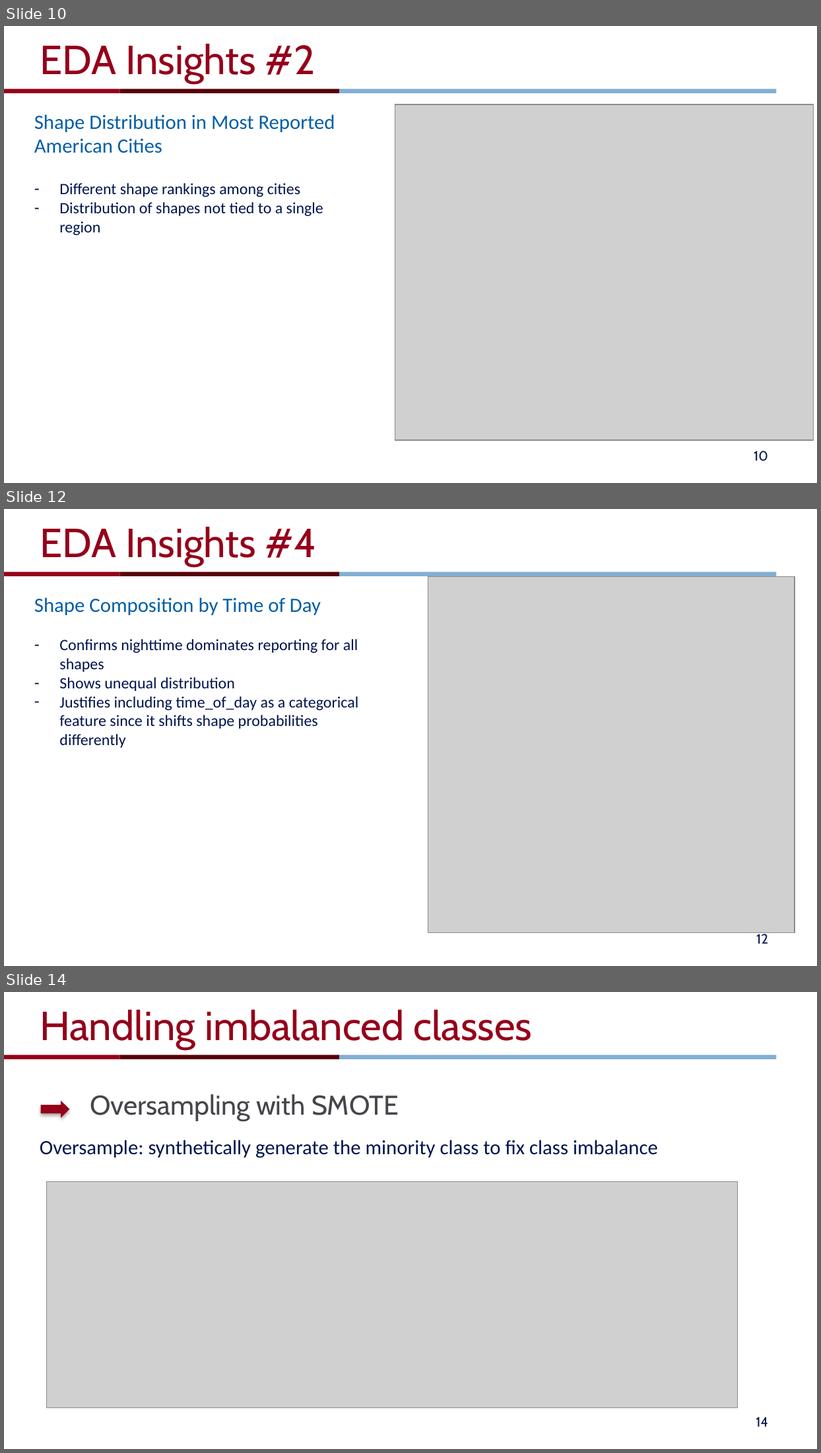
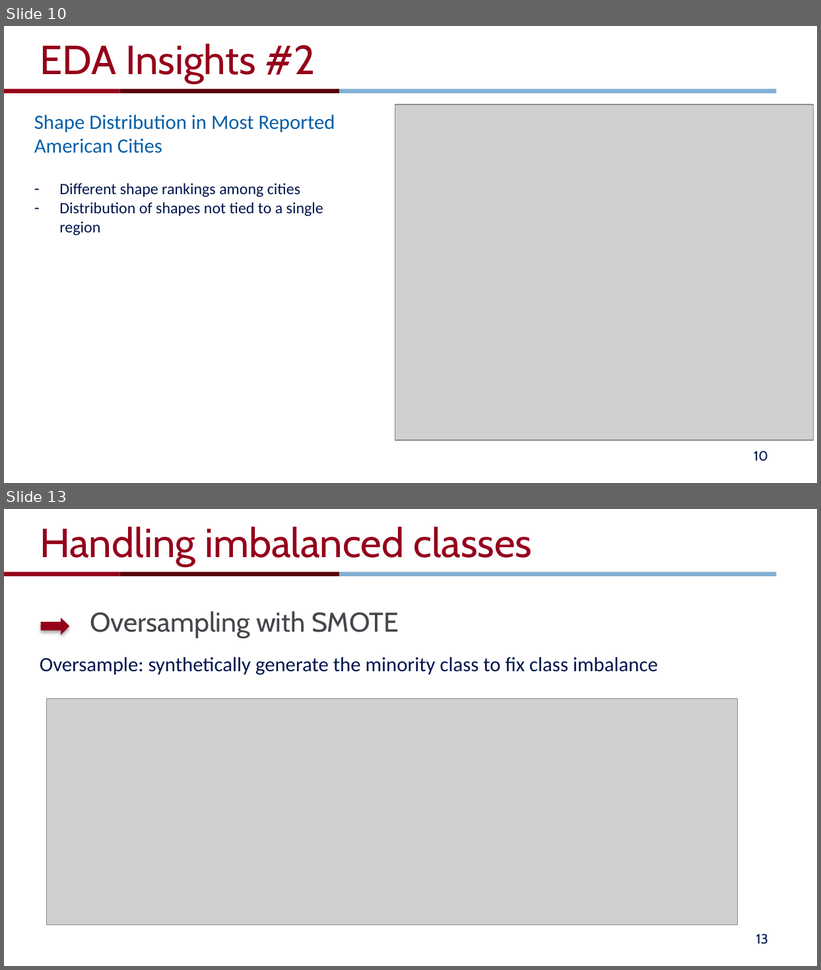
Before and after one commit to jingyig16/ufo-sightings, a slide deck: pre.pptx. Shown one above the other, each under a label of ours: slides 10, 12 and 14 before the commit, slides 10 and 13 after it; the slides between them are not shown. The pictures are 821x1453 and 821x970 pixels, drawn with LibreOffice and Linux fonts; fonts in the diff are those of the drawing; grey boxes stand for pictures; background and template pictures are left out. Boxes give left, top, right and bottom in pixels: in the first picture for what was removed or moved away, otherwise in the second. Text is boxed around its words. In the diff, an @@ line names an element or a change of style, - is before the commit and + after.

```diff
--- a/pre.pptx
+++ b/pre.pptx
@@ slide 12 removed at bbox=[4, 509, 817, 966], background #FFFFFF; not listed: 3 template elements that a slide beside it also shows @@
@@ title removed at bbox=[40, 526, 317, 566] @@
-EDA Insights #4
@@ picture removed at bbox=[428, 576, 795, 933] @@
@@ text removed at bbox=[34, 597, 359, 748] @@
-Shape Composition by Time of Day
-– Confirms nighttime dominates reporting for all shapes
-– Shows unequal distribution
-– Justifies including time_of_day as a categorical feature since it shifts shape probabilities differently
@@ page number removed at bbox=[756, 933, 768, 944] @@
-12
@@ what was slide 14 is now slide 13 @@
@@ page number at bbox=[756, 934, 768, 945]: text changed @@
-14
+13
```
Also in this commit, not shown: 3 slides changed.
